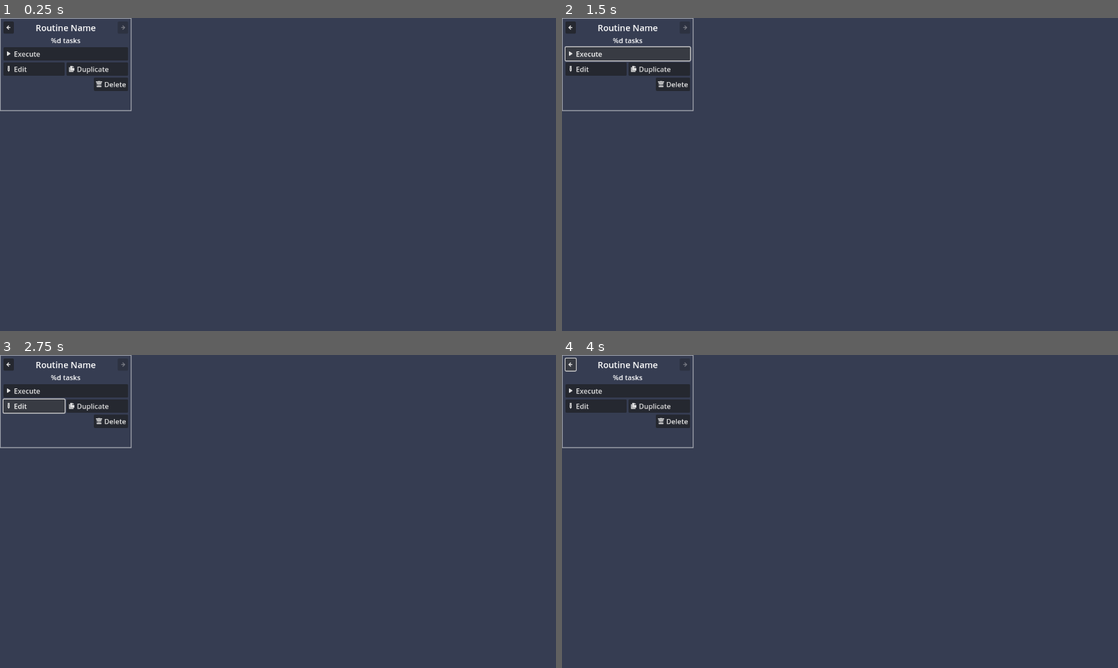
Above: before the commit, frames 1-4 (two rows, left to right).
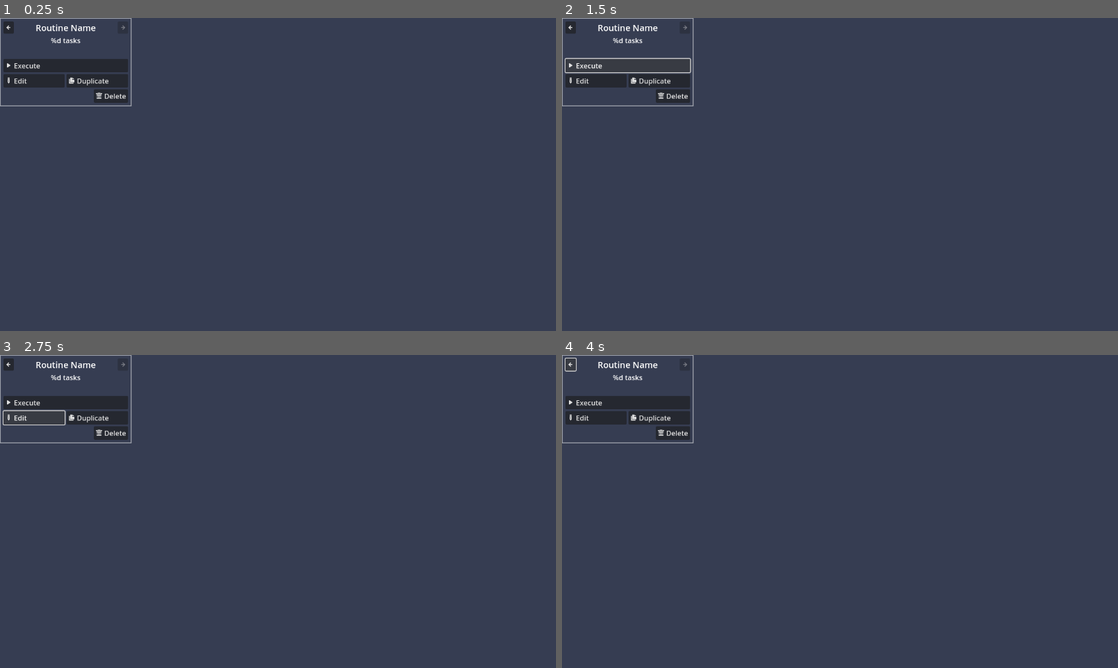
Above: after the commit, the same moments.

Repository: KoBeWi/Godot-Project-Builds
Game: Godot game, scene res://Nodes/RoutinePreview.tscn
Two runs of this game, one before a commit and one after it. Both use one fixed random seed, a clock stepped at 60 frames per second and the inputs below. This scene is started directly instead of the project's main scene.
Inputs (mouse positions are in pixels of both pictures, inside the frame that each line leads up to):
- Up to frame 1 (0.25 s): no input
- Up to frame 2 (1.5 s): click (573, 27) at 0.5 s; click "Execute" at 1.25 s
- Up to frame 3 (2.75 s): click "Edit" at 2 s
- Up to frame 4 (4 s): click "Duplicate" at 2.75 s; click (573, 364) at 3.5 s

The runs differ from the first frame. In frame 1, 2.4% of the frame differs, in the area x 0-24%, y 9-30%; in frame 2, 1.8%; in frame 3, 2.1%; in frame 4, 2.4%.
Error in both runs: Attempt to call function 'sync_routines' in base 'null instance' on a null instance. (res://Nodes/RoutinePreview.tscn::GDScript_s214c:47)

Commit message:
README proofreading

Diff:
--- a/Nodes/RoutinePreview.tscn
+++ b/Nodes/RoutinePreview.tscn
@@ -34,13 +34,13 @@
 	data = d
 	%Name.text = data[\"name\"]
 	if data[\"tasks\"].is_empty():
-		%TaskList.text = \"No Tasks\"
+		%TaskCount.text = \"No Tasks\"
 		%Execute.disabled = true
 		return
 
+	%TaskCount.text %= data[\"tasks\"].size()
+
 	var task_list: PackedStringArray
-	task_list.append(%TaskList.text % data[\"tasks\"].size())
-
 	for task in data[\"tasks\"]:
 		var task_info: Dictionary = Data.tasks[task[\"scene\"]]
 		task_list.append(task_info[\"name\"])
@@ -84,7 +84,7 @@
 [node name="Routinepreview" type="PanelContainer"]
 custom_minimum_size = Vector2(300, 0)
 offset_right = 303.0
-offset_bottom = 214.0
+offset_bottom = 203.0
 size_flags_vertical = 0
 theme_override_styles/panel = SubResource("StyleBoxFlat_e2baq")
 script = SubResource("GDScript_s214c")
@@ -114,10 +114,17 @@
 layout_mode = 2
 icon = ExtResource("2_0d0yc")
 
+[node name="TaskCount" type="Label" parent="VBoxContainer"]
+unique_name_in_owner = true
+auto_translate_mode = 1
+layout_mode = 2
+text = "%d tasks"
+horizontal_alignment = 1
+
 [node name="TaskList" type="Label" parent="VBoxContainer"]
 unique_name_in_owner = true
+modulate = Color(0.8, 0.8, 0.8, 1)
 layout_mode = 2
-text = "%d tasks"
 horizontal_alignment = 1
 
 [node name="Execute" type="Button" parent="VBoxContainer"]
--- a/Tasks/UploadItch.tscn
+++ b/Tasks/UploadItch.tscn
@@ -76,7 +76,7 @@
 	return [
 		\"Uploads files to itch.io using butler. Remember to setup (login) butler before using this option.\",
 		\"Source Folder|The folder that will be provided for butler. It is automatically packed into ZIP before upload.\",
-		\"Channel|Channel to which the file will be uploaded.\",## może channel list w lokalnej konfiguracji?
+		\"Channel|Channel to which the file will be uploaded.\",
 	]
 "
 
Binary file added: Media/DirectoryError.png
Binary file added: Media/DirectoryWarning.png
Binary file changed: Media/EmptyRoutine.png
Binary file changed: Media/MainRoutines.png
Binary file changed: Media/RoutineExample.png
Binary file changed: Media/TaskUploadEpic.png
Not shown, changed: project_builds_config.txt
Not shown, changed: README.md
